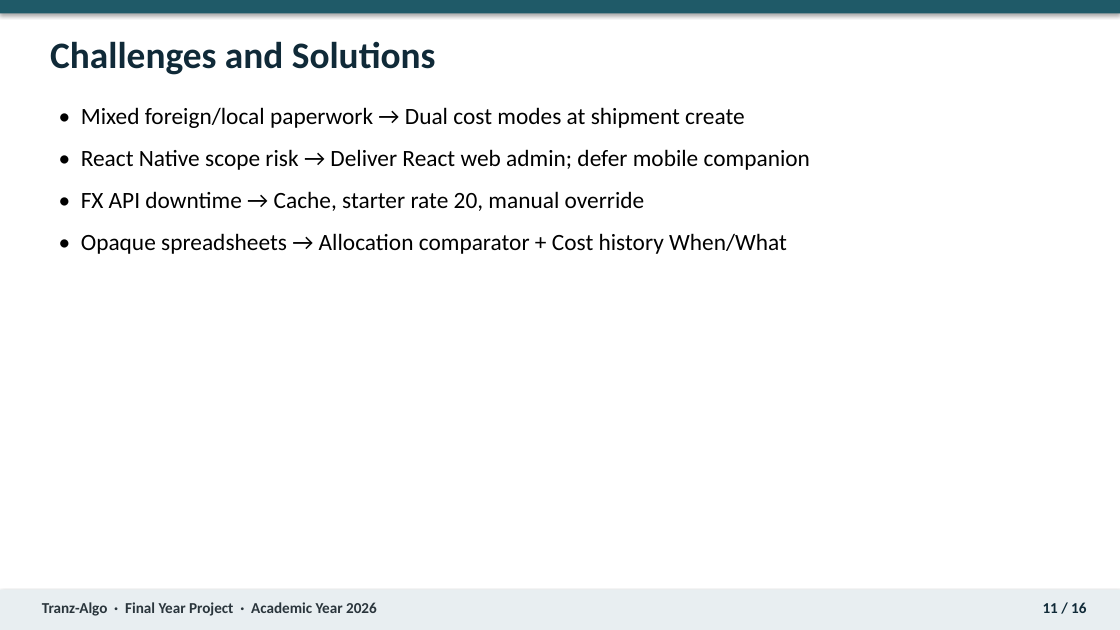
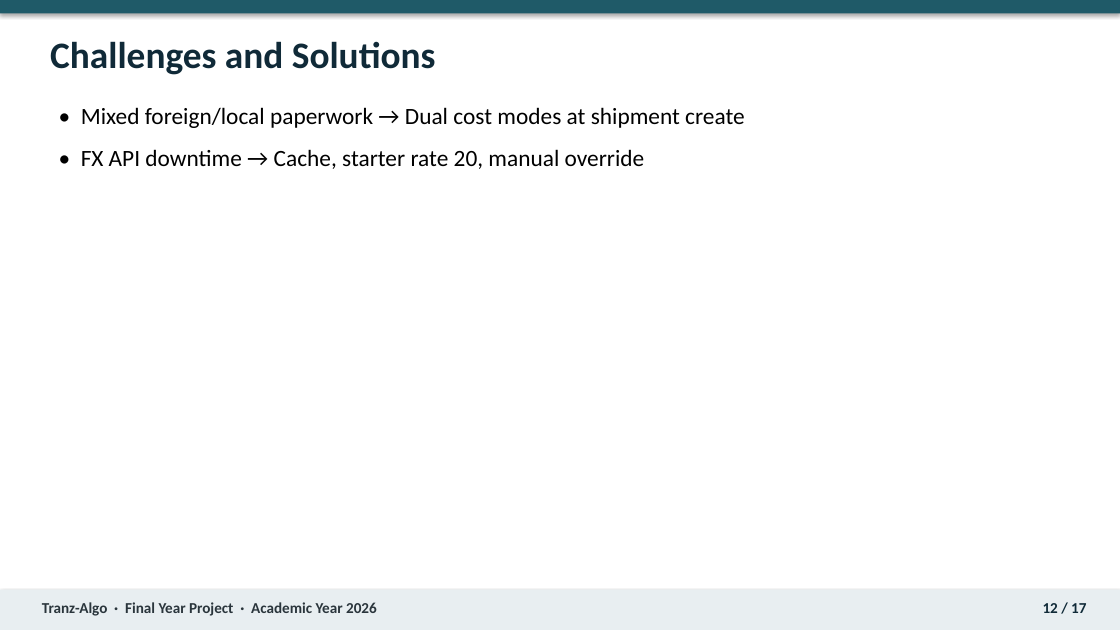
Before and after one commit to Nixon-Shibuchi/Tranz-Algo, a slide deck: slide 12 of docs/report/Tranz-Algo_Final_Year_Project_Presentation_2026.pptx (slide 11 before the commit). Drawn at 1120x630 pixels with LibreOffice and Linux fonts; fonts in the diff are those of the drawing. Boxes give left, top, right and bottom in pixels: in the first picture for what was removed or moved away, otherwise in the second. Text is boxed around its words. In the diff, an @@ line names an element or a change of style, - is before the commit and + after.

```diff
--- a/docs/report/Tranz-Algo_Final_Year_Project_Presentation_2026.pptx
+++ b/docs/report/Tranz-Algo_Final_Year_Project_Presentation_2026.pptx
@@ text at box(81, 149, 810, 170): paragraph removed @@
-• React Native scope risk → Deliver React web admin; defer mobile companion
@@ text at box(81, 233, 787, 254): paragraph removed @@
-• Opaque spreadsheets → Allocation comparator + Cost history When/What
@@ text at box(1043, 603, 1086, 613): text changed @@
-11 / 16
+12 / 17
```
Also in this commit, not shown: 13 other slides changed, 1 slide added, 39 other files.
